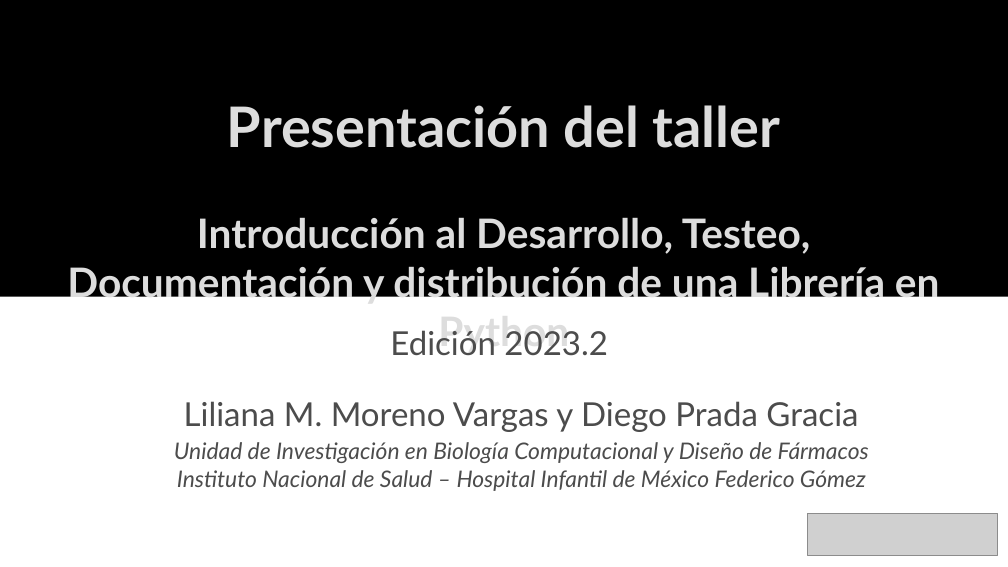
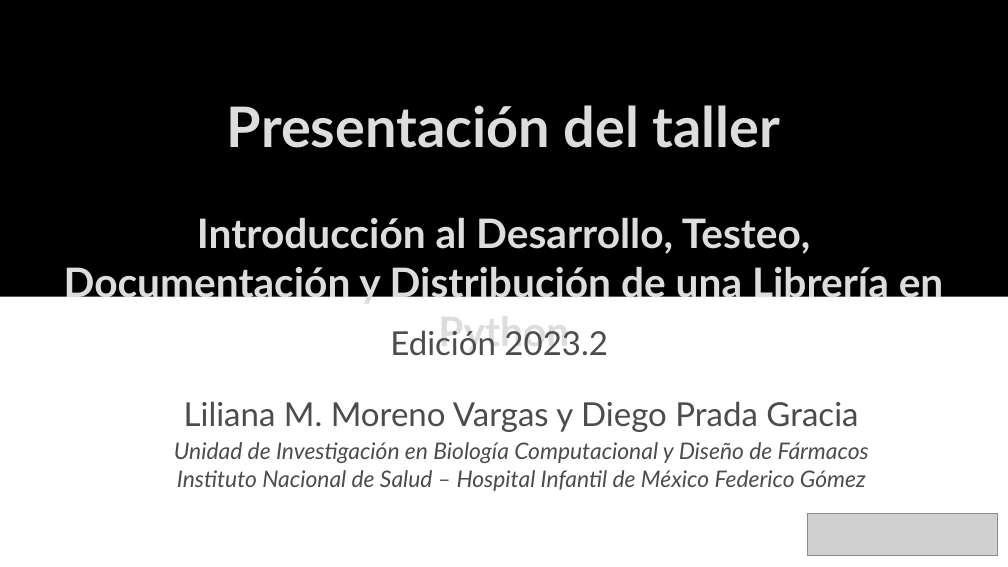
Before and after one commit to emoyotl/Taller-Libreria-Python-Fork, a slide deck: slide 1 of semana_1/slides/Intro_Taller.odp. Drawn at 1008x567 pixels with LibreOffice and Linux fonts; fonts in the diff are those of the drawing; grey boxes stand for pictures. Boxes give left, top, right and bottom in pixels: in the first picture for what was removed or moved away, otherwise in the second. Text is boxed around its words. In the diff, an @@ line names an element or a change of style, - is before the commit and + after.

```diff
--- a/semana_1/slides/Intro_Taller.odp
+++ b/semana_1/slides/Intro_Taller.odp
@@ text at box(64, 217, 944, 305): text changed @@
-Introducción al Desarrollo, Testeo, Documentación y distribución de una Librería en Python
+Introducción al Desarrollo, Testeo, Documentación y Distribución de una Librería en Python
```
Also in this commit, not shown: 3 other files.
